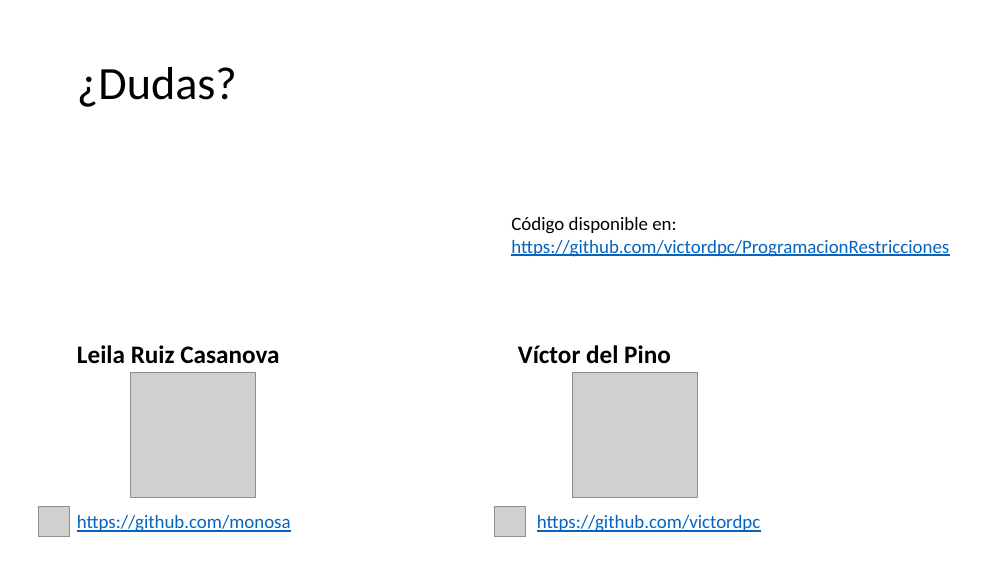
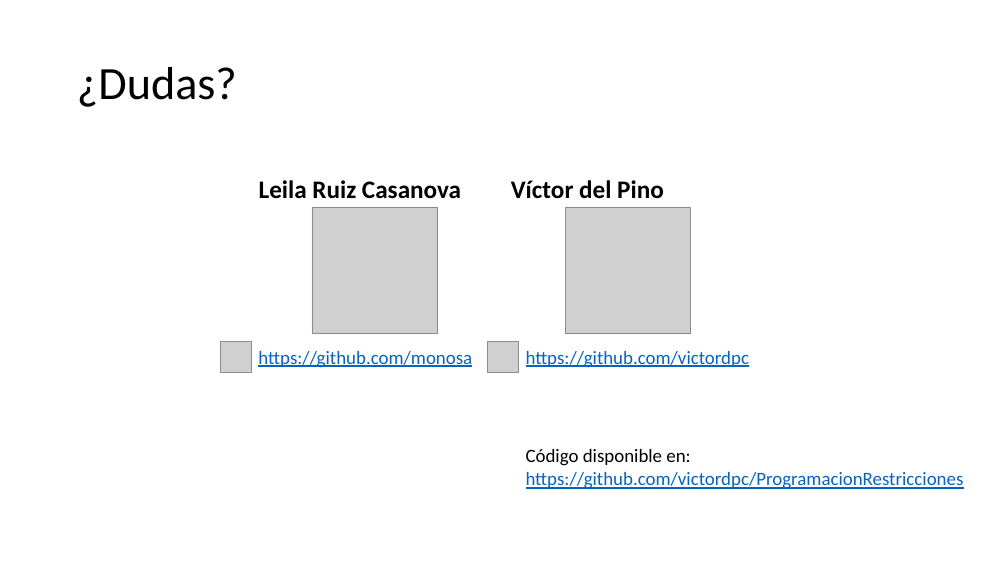
Before and after one commit to victordpc/ProgramacionRestricciones, a slide deck: slide 13 of Presentacion/Solver Foundation.pptx (slide 12 before the commit). Drawn at 1008x567 pixels with LibreOffice and Linux fonts; fonts in the diff are those of the drawing; grey boxes stand for pictures. Boxes give left, top, right and bottom in pixels: in the first picture for what was removed or moved away, otherwise in the second. Text is boxed around its words. In the diff, an @@ line names an element or a change of style, - is before the commit and + after.

```diff
--- a/Presentacion/Solver Foundation.pptx
+++ b/Presentacion/Solver Foundation.pptx
@@ text "Leila Ruiz Casanova": place and size @@
-text "Leila Ruiz Casanova" at [77,345,279,364]
+text "Leila Ruiz Casanova" at [259,180,461,199]
@@ text "Víctor del Pino": place and size @@
-text "Víctor del Pino" at [518,345,671,364]
+text "Víctor del Pino" at [511,180,664,199]
@@ picture: place and size @@
-picture at [572,372,698,498]
+picture at [566,208,691,333]
@@ 2 pictures, 1 text: place and size @@
-2 pictures, 1 text at [39,372,291,537]
+2 pictures, 1 text at [221,208,472,372]
@@ picture: place and size @@
-picture at [495,507,525,537]
+picture at [488,342,518,372]
@@ text "https://github.com/victordpc": place and size @@
-text "https://github.com/victordpc" at [537,515,761,532]
+text "https://github.com/victordpc" at [526,351,750,368]
@@ text "Código disponible en: https://github.com/victordpc/Programac ...": place and size @@
-text "Código disponible en: https://github.com/victordpc/Programac ..." at [511,217,949,257]
+text "Código disponible en: https://github.com/victordpc/Programac ..." at [526,449,964,489]
```
Also in this commit, not shown: 5 other slides changed, 1 slide added.
